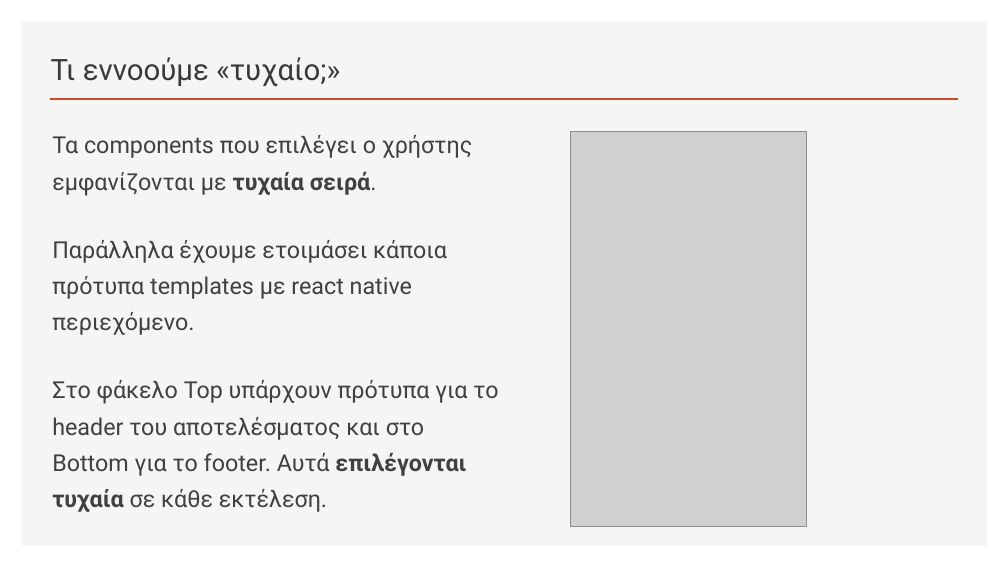
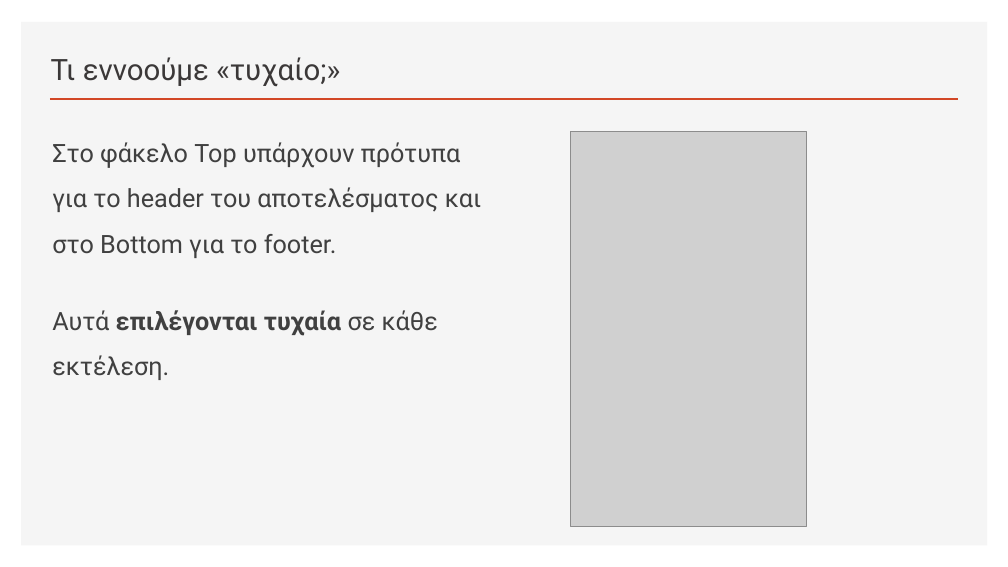
Before and after one commit to Vuxxs/react-native-template-builder, a slide deck: slide 8 of Docs/React Native Template Builder.pptx (slide 7 before the commit). Drawn at 1008x567 pixels with LibreOffice and Linux fonts; fonts in the diff are those of the drawing; grey boxes stand for pictures. Boxes give left, top, right and bottom in pixels: in the first picture for what was removed or moved away, otherwise in the second. Text is boxed around its words. In the diff, an @@ line names an element or a change of style, - is before the commit and + after.

```diff
--- a/Docs/React Native Template Builder.pptx
+++ b/Docs/React Native Template Builder.pptx
@@ text at [52,142,481,380]: text changed; size 22.2 to 24 pt @@
-Τα components που επιλέγει ο χρήστης εμφανίζονται με τυχαία σειρά.
-Παράλληλα έχουμε ετοιμάσει κάποια πρότυπα templates με react native περιεχόμενο.
-Στο φάκελο Top υπάρχουν πρότυπα για το header του αποτελέσματος και στο Bottom για το footer. Αυτά επιλέγονται τυχαία σε κάθε εκτέλεση.
+Στο φάκελο Top υπάρχουν πρότυπα για το header του αποτελέσματος και στο Bottom για το footer.
+Αυτά επιλέγονται τυχαία σε κάθε εκτέλεση.
```
Also in this commit, not shown: 2 other slides changed, 1 slide added.
